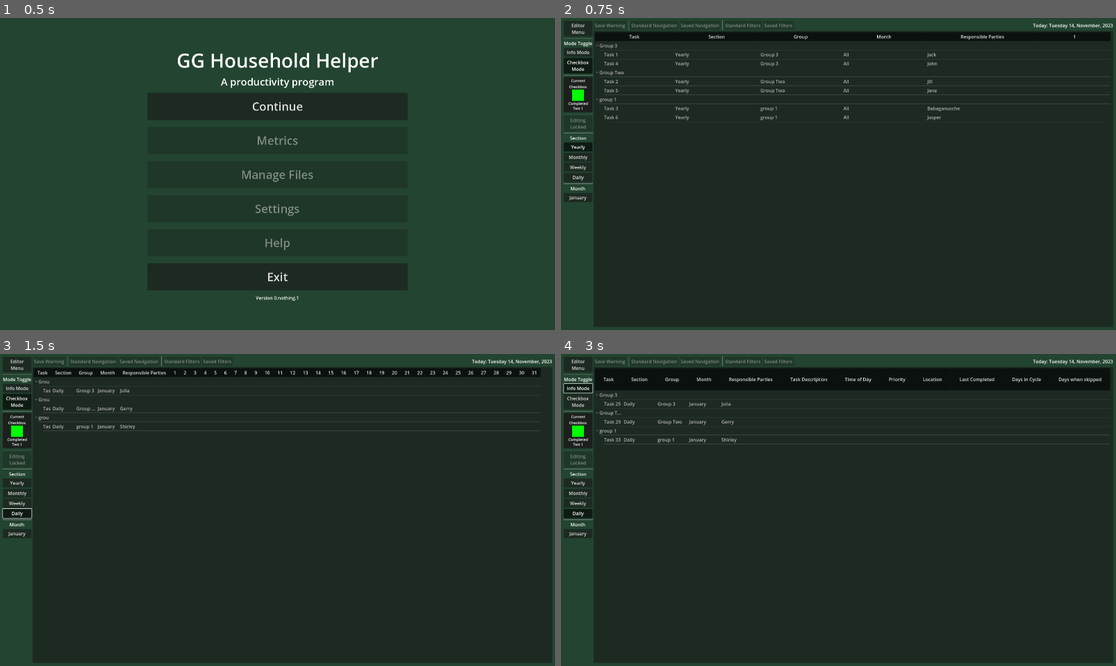
Above: before the commit, frames 1-4 (two rows, left to right).
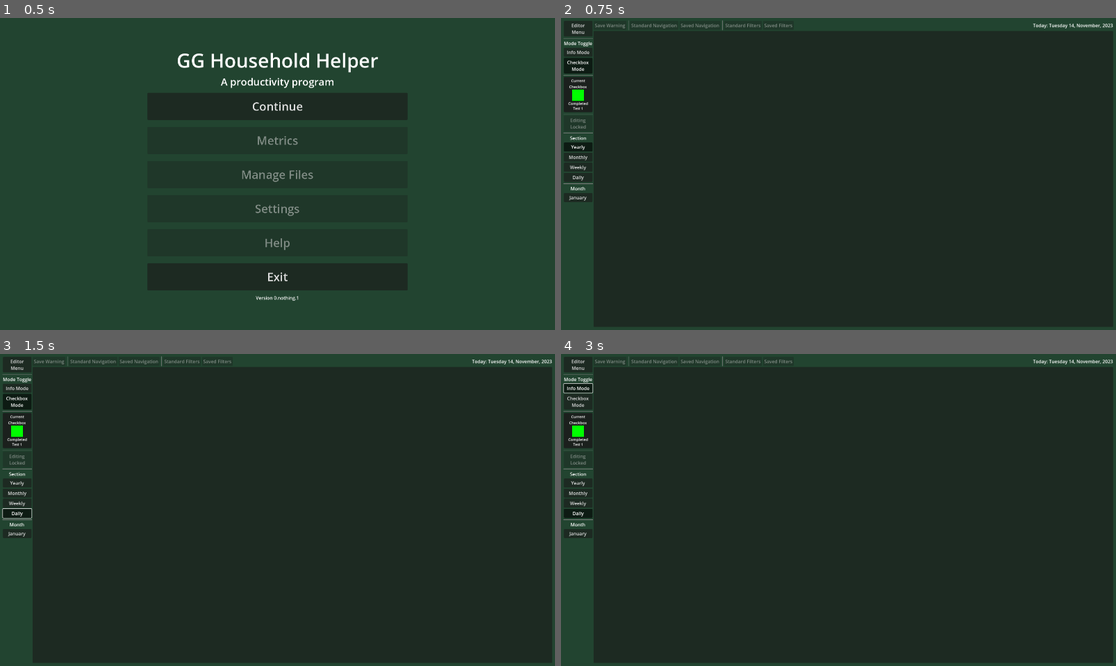
Above: after the commit, the same moments.

Repository: Phoenix-Greenleaf/GG-Household-Helper
Game: Godot game, scene res://scenes/main_menu.tscn
Same seed, same stepped clock (60 frames per second), same inputs: the game is played once before the commit and once after it.
Inputs:
- Up to frame 1 (0.5 s): no input
- Up to frame 2 (0.75 s): click "Continue" at 0.5 s
- Up to frame 3 (1.5 s): click "Daily" at 1.25 s
- Up to frame 4 (3 s): click "January" at 2 s; click "Info Mode" at 2.75 s

Frame 1 is identical in both runs. In frame 2, 3.8% of the frame differs, in the area x 6-99%, y 4-33%; in frame 3, 3.1%; in frame 4, 6.9%, in the area x 6-99%, y 4-29%.

Commit message:
New Data Resources created, first successful test
In the new data structure, each task holds the entire years' checkmark data, plus its own info. I had an issue with the checkmark data resource being appended as gdscript::new. I moved the res.new to a variable, appended the variable instead, and real resources were made.  Saving this right after the first test.

Diff:
--- a/data/data_global.gd
+++ b/data/data_global.gd
@@ -16,7 +16,7 @@
 }
 
 enum Month {
-	ALL,
+	NONE,
 	JANUARY,
 	FEBRUARY,
 	MARCH,
--- /dev/null
+++ b/gui/task_spreadsheet/checkbox_data.gd
@@ -0,0 +1,14 @@
+extends Resource
+
+class_name CheckboxData
+
+@export var checkbox_status = DataGlobal.Checkbox
+@export var assigned_user : Array
+
+
+func _init(
+	checkbox_status_parameter = DataGlobal.Checkbox.ACTIVE,
+	assigned_user_parameter = DataGlobal.user_profiles[0],
+	) -> void:
+	checkbox_status = checkbox_status_parameter
+	assigned_user = assigned_user_parameter
--- /dev/null
+++ b/gui/task_spreadsheet/task_data.gd
@@ -0,0 +1,92 @@
+extends Resource
+
+class_name TaskData
+
+@export var name : String
+@export var section = DataGlobal.Section
+@export var group : String
+@export var assigned_user : Array
+@export var time_of_day = DataGlobal.TimeOfDay
+@export var priority = DataGlobal.Priority
+@export var location : String
+@export var cycle_time_unit : String
+@export var units_per_cycle : int
+@export var units_added_when_skipped : int
+@export var last_completed : String
+@export var task_year : int
+@export var month_checkbox_dictionary : Dictionary
+
+
+var checkbox_status = DataGlobal.Checkbox #send to checkbox res
+
+func _init(
+	name_parameter = "Default",
+	section_parameter = DataGlobal.Section.MONTHLY,
+	group_parameter = "None",
+	assigned_user_parameter = DataGlobal.user_profiles[0],
+	time_of_day_parameter = DataGlobal.TimeOfDay.ANY,
+	priority_parameter = DataGlobal.Priority.NORMAL_PRIORITY,
+	location_parameter = "",
+	cycle_time_unit_parameter = "month",
+	units_per_cycle_parameter = 1,
+	units_added_when_skipped_parameter = 1,
+	last_completed_parameter = "1990-12-31",
+	task_year_parameter = 1990
+) -> void:
+	name = name_parameter
+	section = section_parameter
+	group = group_parameter
+	assigned_user = assigned_user_parameter
+	time_of_day = time_of_day_parameter
+	priority = priority_parameter
+	location = location_parameter
+	cycle_time_unit = cycle_time_unit_parameter
+	units_per_cycle = units_per_cycle_parameter
+	units_added_when_skipped = units_added_when_skipped_parameter
+	last_completed = last_completed_parameter
+	task_year = task_year_parameter
+	generate_months_from_global()
+	generate_checkboxes()
+
+
+
+
+
+
+
+func generate_months_from_global() -> void:
+	var months_from_global = DataGlobal.Month.keys()
+	for entry in months_from_global:
+		entry = entry.capitalize()
+		month_checkbox_dictionary[entry] = [] #is this adding to dictionary?
+	prints("Generated months from global!")
+	prints("Keys:", month_checkbox_dictionary.keys())
+	prints("Values:", month_checkbox_dictionary.values())
+
+func generate_checkboxes() -> void:
+	for month_iteration in month_checkbox_dictionary:
+		if month_iteration == "None":
+			continue
+		var days = days_in_month_finder(month_iteration)
+		for day_iteration in days:
+			var checkbox_iteration = CheckboxData.new()
+			month_checkbox_dictionary[month_iteration].append(checkbox_iteration)
+		prints("Checkboxes for", month_iteration, "total:", month_checkbox_dictionary[month_iteration].size())
+
+
+
+func days_in_month_finder(month_in_question: String) -> int:
+	match month_in_question:
+		"February":
+			var leap_year_check = task_year % 4
+			if leap_year_check == 0:
+				return 29
+			else:
+				return 28
+		"April", "June", "September", "November":
+			return 30
+		"January", "March", "May", "July", "August", "October", "December":
+			return 31
+		_:
+			print("Days_in_month_finder match error")
+			return 6
--- /dev/null
+++ b/gui/task_spreadsheet/task_spreadsheet_data.gd
@@ -0,0 +1,5 @@
+extends Resource
+
+class_name TaskSpreadsheetData
+
+@export var task_data: Array[TaskData]
--- /dev/null
+++ b/gui/task_spreadsheet/task_spreadsheet_grid_container.gd
@@ -0,0 +1,12 @@
+extends GridContainer
+
+
+
+func _ready() -> void:
+	var test1 = TaskData.new()
+	var checkbox_check_1 = test1.month_checkbox_dictionary.January[13]
+	prints("Checkbox test 1:", checkbox_check_1)
+	var status_keys = DataGlobal.Checkbox.keys()
+	var checkbox_status = checkbox_check_1.checkbox_status
+	prints("Checkbox is currently", status_keys[checkbox_status])
+	prints("Checkbox assigned to", checkbox_check_1.assigned_user[0])
--- a/scenes/editor.tscn
+++ b/scenes/editor.tscn
@@ -4,7 +4,7 @@
 [ext_resource type="ButtonGroup" uid="uid://dstnxfnckpqs0" path="res://gui/editor_mode_button_group.tres" id="2_ludcj"]
 [ext_resource type="ButtonGroup" uid="uid://tci5j17kmt8l" path="res://gui/section_button_group.tres" id="2_rjskt"]
 [ext_resource type="PackedScene" uid="uid://ds4yxf6rofxhb" path="res://gui/current_checkbox_button.tscn" id="3_droll"]
-[ext_resource type="Script" path="res://old_stuff/table_tree.gd" id="5_vlkkf"]
+[ext_resource type="Script" path="res://gui/task_spreadsheet/task_spreadsheet_grid_container.gd" id="5_4xdyt"]
 [ext_resource type="PackedScene" uid="uid://c7tqndbd8llst" path="res://gui/checkbox_selection_popup.tscn" id="6_okd6i"]
 
 [node name="Editor" type="Control"]
@@ -222,13 +222,21 @@
 size_flags_horizontal = 10
 text = "Date Goes Here"
 
-[node name="TableTree" type="Tree" parent="MainMargin/MainHBox/NonSideVBox"]
-layout_mode = 2
-size_flags_vertical = 3
-columns = 10
-column_titles_visible = true
-hide_root = true
-script = ExtResource("5_vlkkf")
+[node name="ScrollContainer" type="ScrollContainer" parent="MainMargin/MainHBox/NonSideVBox"]
+layout_mode = 2
+size_flags_vertical = 3
+
+[node name="TaskSpreadsheet" type="GridContainer" parent="MainMargin/MainHBox/NonSideVBox/ScrollContainer"]
+layout_mode = 2
+size_flags_horizontal = 3
+size_flags_vertical = 3
+script = ExtResource("5_4xdyt")
+
+[node name="PanelContainer" type="PanelContainer" parent="MainMargin/MainHBox/NonSideVBox/ScrollContainer/TaskSpreadsheet"]
+layout_mode = 2
+size_flags_horizontal = 3
+size_flags_vertical = 3
+mouse_filter = 2
 
 [node name="CheckboxSelectionPopup" parent="." node_paths=PackedStringArray("paired_checkbox_menu_button") instance=ExtResource("6_okd6i")]
 layout_mode = 0
@@ -237,12 +245,3 @@
 offset_right = 383.0
 offset_bottom = 351.0
 paired_checkbox_menu_button = NodePath("../MainMargin/MainHBox/SideMenuVBox/CurrentCheckboxButton")
-
-[connection signal="toggled" from="MainMargin/MainHBox/SideMenuVBox/InfoModeButton" to="MainMargin/MainHBox/NonSideVBox/TableTree" method="_on_info_mode_button_toggled"]
-[connection signal="toggled" from="MainMargin/MainHBox/SideMenuVBox/CheckboxModeButton" to="MainMargin/MainHBox/NonSideVBox/TableTree" method="_on_checkbox_mode_button_toggled"]
-[connection signal="toggled" from="MainMargin/MainHBox/SideMenuVBox/YearlyButton" to="MainMargin/MainHBox/NonSideVBox/TableTree" method="_on_yearly_button_toggled"]
-[connection signal="toggled" from="MainMargin/MainHBox/SideMenuVBox/MonthlyButton" to="MainMargin/MainHBox/NonSideVBox/TableTree" method="_on_monthly_button_toggled"]
-[connection signal="toggled" from="MainMargin/MainHBox/SideMenuVBox/WeeklyButton" to="MainMargin/MainHBox/NonSideVBox/TableTree" method="_on_weekly_button_toggled"]
-[connection signal="toggled" from="MainMargin/MainHBox/SideMenuVBox/DailyButton" to="MainMargin/MainHBox/NonSideVBox/TableTree" method="_on_daily_button_toggled"]
-[connection signal="cell_selected" from="MainMargin/MainHBox/NonSideVBox/TableTree" to="MainMargin/MainHBox/NonSideVBox/TableTree" method="_on_cell_selected"]
-[connection signal="column_title_clicked" from="MainMargin/MainHBox/NonSideVBox/TableTree" to="MainMargin/MainHBox/NonSideVBox/TableTree" method="_on_column_title_clicked"]
